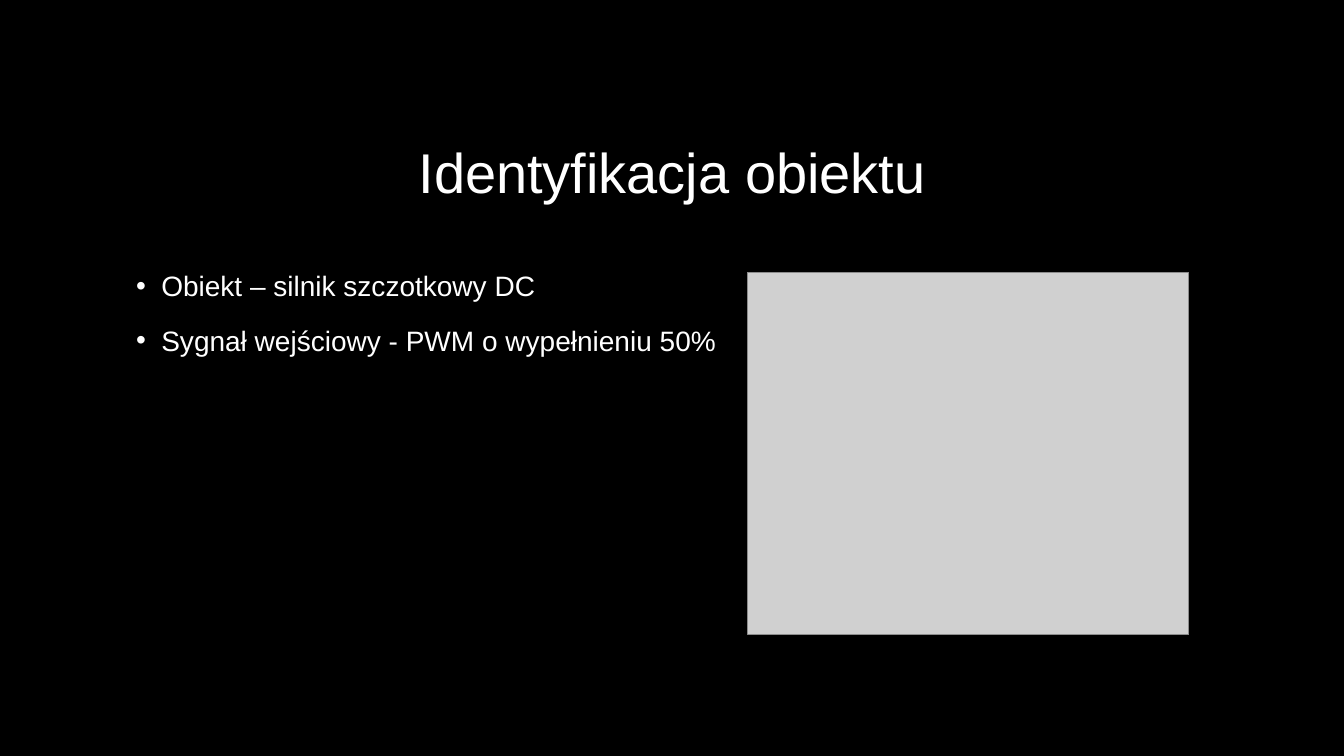
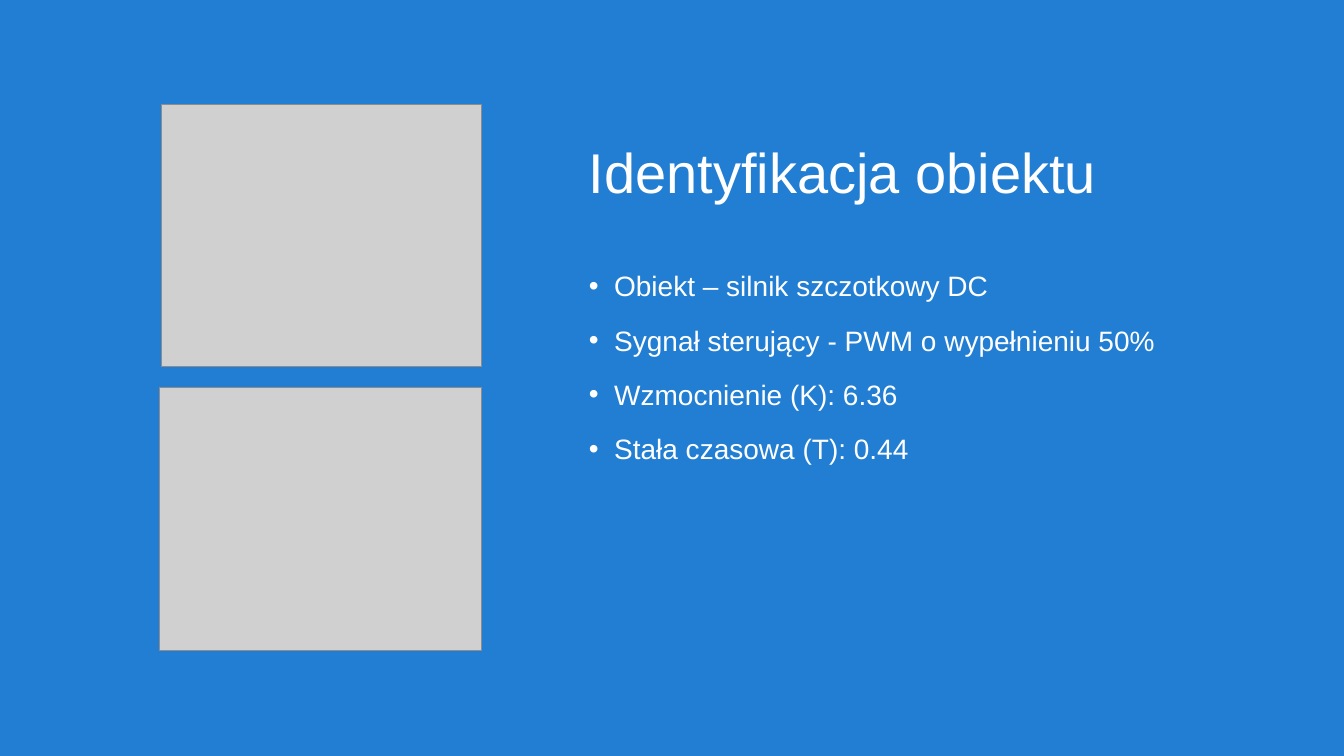
Before and after one commit to DevxMike/master_degree, a slide deck: slide 7 of ppt/Magisterka.odp (slide 8 before the commit). Drawn at 1344x756 pixels with LibreOffice and Linux fonts; fonts in the diff are those of the drawing; grey boxes stand for pictures. Boxes give left, top, right and bottom in pixels: in the first picture for what was removed or moved away, otherwise in the second. Text is boxed around its words. In the diff, an @@ line names an element or a change of style, - is before the commit and + after.

```diff
--- a/ppt/Magisterka.odp
+++ b/ppt/Magisterka.odp
@@ freeform shape added at (0, 0, 1344, 756), fill #217ED3 @@
@@ picture: place and size @@
-picture at (748, 272, 1189, 635)
+picture at (161, 105, 482, 368)
@@ title "Identyfikacja obiektu": place and size @@
-title "Identyfikacja obiektu" at (419, 152, 925, 203)
+title "Identyfikacja obiektu" at (589, 152, 1095, 203)
@@ title "Identyfikacja obiektu" at (589, 152, 1095, 203): alignment centre to left @@
@@ text "Obiekt – silnik szczotkowy DC": place and size @@
-text "Obiekt – silnik szczotkowy DC" at (161, 275, 716, 356)
+text "Obiekt – silnik szczotkowy DC" at (614, 275, 1154, 464)
@@ text at (614, 330, 1154, 464): text changed @@
-• Sygnał wejściowy - PWM o wypełnieniu 50%
+• Sygnał sterujący - PWM o wypełnieniu 50%
+• Wzmocnienie (K): 6.36
+• Stała czasowa (T): 0.44
@@ picture added at (159, 387, 482, 650) @@
```
Also in this commit, not shown: 20 other slides changed, 2 slides added, 8 slides removed, 2 other files.
